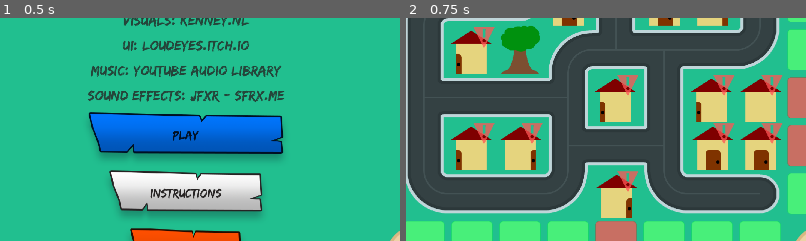
Above: before the commit, frames 1-2 (left to right).
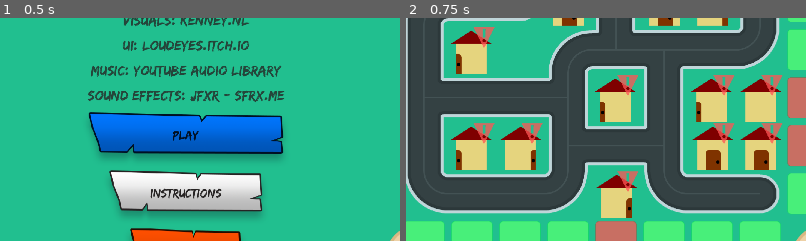
Above: after the commit, the same moments.

Repository: DamienKusters/gmtk2026jam
Game: Godot game, scene res://nodes/menu/menu.tscn
Two runs of this game, one before a commit and one after it. Both use one fixed random seed, a clock stepped at 60 frames per second and the inputs below. The engine's default icon, where the game draws it, is replaced by a stand-in: a white triangle on a blue panel in a dark square. Sound files missing from this copy of the repository are replaced by a short silence.
Inputs:
- Up to frame 1 (0.5 s): no input
- Up to frame 2 (0.75 s): click "Play" at 0.5 s
The pictures show only the part of the screen within x 27-77%, y 37-87%; the shares and areas given below are measured in that part.

Frame 1 is identical in both runs. In frame 2, 1.4% of the frame differs, in the area x 23-34%, y 3-26%.

Commit message:
feat: Controlling rework and helicopter speeds you up

Diff:
--- a/nodes/game.tscn
+++ b/nodes/game.tscn
@@ -9,7 +9,6 @@
 [ext_resource type="Texture2D" uid="uid://4vggmo1dte5t" path="res://nodes/van/van.png" id="5_iae2t"]
 [ext_resource type="PackedScene" uid="uid://qasltfge2w8a" path="res://nodes/van/van.tscn" id="6_7idfb"]
 [ext_resource type="Texture2D" uid="uid://rr075ru6i8au" path="res://nodes/ui/target.png" id="7_fjk5n"]
-[ext_resource type="Texture2D" uid="uid://dsv0xor3u6q74" path="res://icon.svg" id="9_dv0a3"]
 [ext_resource type="Texture2D" uid="uid://u3xa4iwmkl2m" path="res://nodes/van/propaganda_noise.png" id="11_ff8ca"]
 
 [sub_resource type="TileMapPattern" id="TileMapPattern_fjk5n"]
@@ -319,11 +318,6 @@
 self_modulate = Color(1, 1, 1, 0.49803922)
 texture = SubResource("AtlasTexture_ogq8d")
 
-[node name="VanDebugLocation" type="Sprite2D" parent="." unique_id=1157486173]
-visible = false
-scale = Vector2(0.171875, 0.171875)
-texture = ExtResource("9_dv0a3")
-
 [node name="Propaganda" type="CPUParticles2D" parent="." unique_id=2095887435]
 emitting = false
 amount = 5
--- a/nodes/ui/popups/upgrades/upgrades.tscn
+++ b/nodes/ui/popups/upgrades/upgrades.tscn
@@ -70,7 +70,7 @@
 unique_name_in_owner = true
 layout_mode = 2
 upgrade_name = "Newscopter"
-upgrade_description = "Fly over obstacles!
+upgrade_description = "Speed up & fly over obstacles!
 You can't deliver while in the air.
 Each level allows you to ascend once more.
 Press '3' to activate."
--- /dev/null
+++ b/nodes/van/controlling_component.gd
@@ -0,0 +1,18 @@
+extends Node
+class_name ControllingComponent
+
+var user_direction: Vector2i = Vector2i.RIGHT
+
+func get_user_direction() -> Vector2i:
+	var inputs = {
+		Vector2i.LEFT: Input.is_action_just_pressed("left"),
+		Vector2i.RIGHT: Input.is_action_just_pressed("right"),
+		Vector2i.UP: Input.is_action_just_pressed("up"),
+		Vector2i.DOWN: Input.is_action_just_pressed("down"),
+	}
+	for input_key in inputs:
+		var input_pressed = inputs[input_key]
+		if input_pressed:
+			user_direction = input_key
+			return user_direction
+	return user_direction
--- a/nodes/van/van.gd
+++ b/nodes/van/van.gd
@@ -22,6 +22,7 @@
 	set(value):
 		flying = value
 		$Sprite2D.self_modulate = Color(0.0, 0.0, 0.0, 0.247) if flying else Color.WHITE
+		$Timer.wait_time = .35 if !flying else .2
 var ascends := 0
 
 var directions_atlas_map = {
@@ -100,7 +101,7 @@
 	_on_timer_timeout()
 
 func determine_user_direction() -> Vector2i:
-	return Input.get_vector("left", "right", "up", "down").normalized()
+	return %ControllingComponent.get_user_direction()
 
 func set_direction(_direction: Vector2i) -> bool:
 	if (direction != _direction) and _direction in [Vector2i.UP,Vector2i.RIGHT,Vector2i.LEFT,Vector2i.DOWN]:
@@ -162,7 +163,6 @@
 
 	location_normalized = next_tile['coords']
 	_animate_move(location_normalized * MOVE_LENGTH)
-	$"../VanDebugLocation".position = location_normalized * MOVE_LENGTH
 
 func _get_quota_timeout() -> float:
 	var time = QUOTA_TIMEOUT - (tilemap.get_delivery_count() * QUOTA_TIME_DECREASE)
--- a/nodes/van/van.tscn
+++ b/nodes/van/van.tscn
@@ -5,6 +5,7 @@
 [ext_resource type="Script" uid="uid://wvgmk4j7ep3w" path="res://nodes/van/newspaper_component.gd" id="3_8kcf2"]
 [ext_resource type="Texture2D" uid="uid://b3laggb8dgdw4" path="res://nodes/van/newspaper.png" id="4_islfx"]
 [ext_resource type="Script" uid="uid://drvma4b2g5oti" path="res://nodes/van/propaganda_component.gd" id="5_islfx"]
+[ext_resource type="Script" uid="uid://w7eruy6e647e" path="res://nodes/van/controlling_component.gd" id="6_j0jp6"]
 
 [sub_resource type="AtlasTexture" id="AtlasTexture_ogq8d"]
 atlas = ExtResource("2_0yyu7")
@@ -48,6 +49,10 @@
 [node name="PropagandaComponent" type="Node2D" parent="." unique_id=498940087]
 script = ExtResource("5_islfx")
 
+[node name="ControllingComponent" type="Node" parent="." unique_id=1483025881]
+unique_name_in_owner = true
+script = ExtResource("6_j0jp6")
+
 [connection signal="timeout" from="Timer" to="." method="_on_timer_timeout"]
 [connection signal="timeout" from="QuotaTimer" to="." method="_on_quota_timer_timeout"]
 [connection signal="timeout" from="NewspaperComponent/Timer" to="NewspaperComponent" method="_on_timer_timeout"]
Binary file changed: nodes/tilemap/road/road.png
Not shown, added: nodes/van/controlling_component.gd.uid
